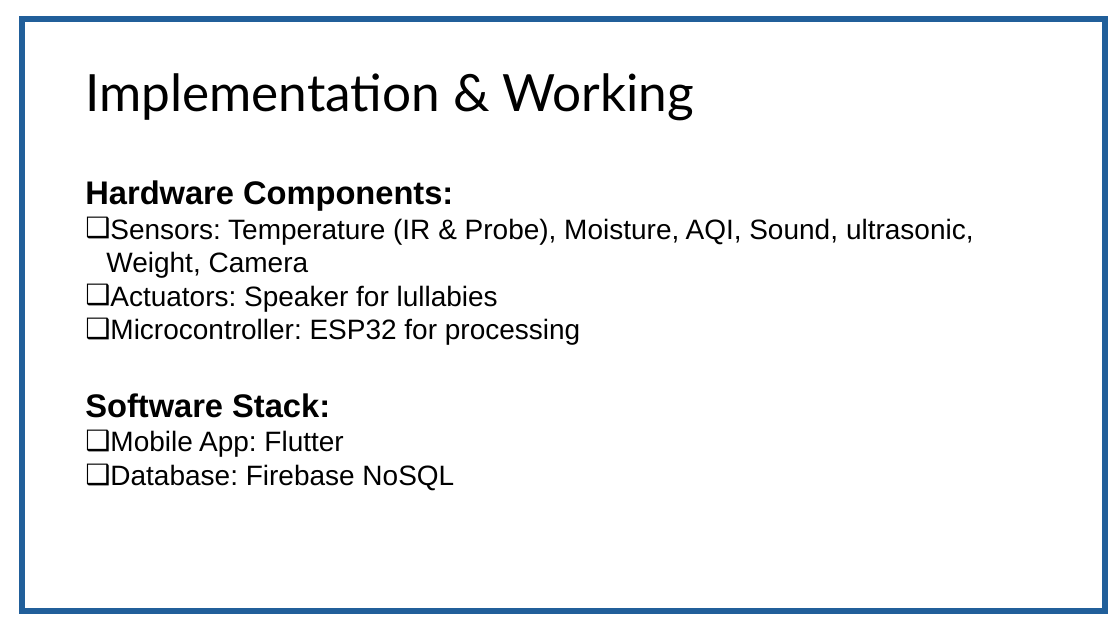
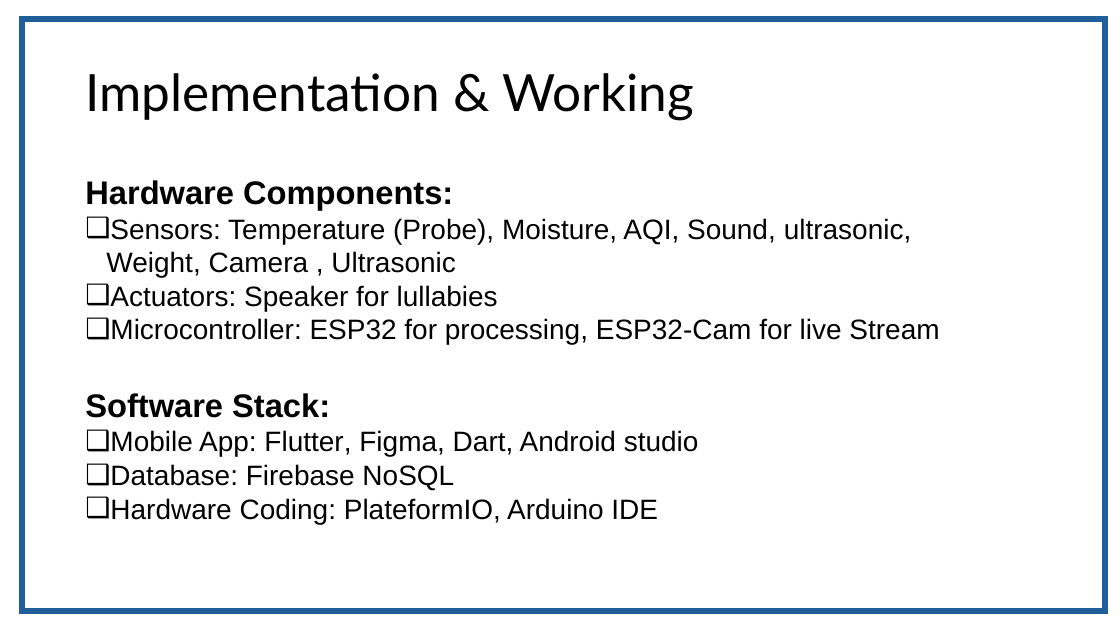
Before and after one commit to fasih124/FYP_203, a slide deck: slide 11 of Requirement/specification/CareNest.pptx (slide 10 before the commit). Drawn at 1120x630 pixels with LibreOffice and Linux fonts; fonts in the diff are those of the drawing. Boxes give left, top, right and bottom in pixels: in the first picture for what was removed or moved away, otherwise in the second. Text is boxed around its words. In the diff, an @@ line names an element or a change of style, - is before the commit and + after.

Commit message:
fix poster

```diff
--- a/Requirement/specification/CareNest.pptx
+++ b/Requirement/specification/CareNest.pptx
@@ text at [106, 218, 912, 277]: text changed @@
-❑ Sensors: Temperature (IR & Probe), Moisture, AQI, Sound, ultrasonic, Weight, Camera
+❑ Sensors: Temperature (Probe), Moisture, AQI, Sound, ultrasonic, Weight, Camera , Ultrasonic
@@ text at [110, 318, 939, 345]: text changed @@
-❑ Microcontroller: ESP32 for processing
+❑ Microcontroller: ESP32 for processing, ESP32-Cam for live Stream
@@ text at [110, 430, 699, 457]: text changed @@
-❑ Mobile App: Flutter
+❑ Mobile App: Flutter, Figma, Dart, Android studio
@@ text at [110, 498, 658, 524]: paragraph added @@
+❑ Hardware Coding: PlateformIO, Arduino IDE
```
Also in this commit, not shown: 4 other slides changed, 1 slide added, 3 other files.
